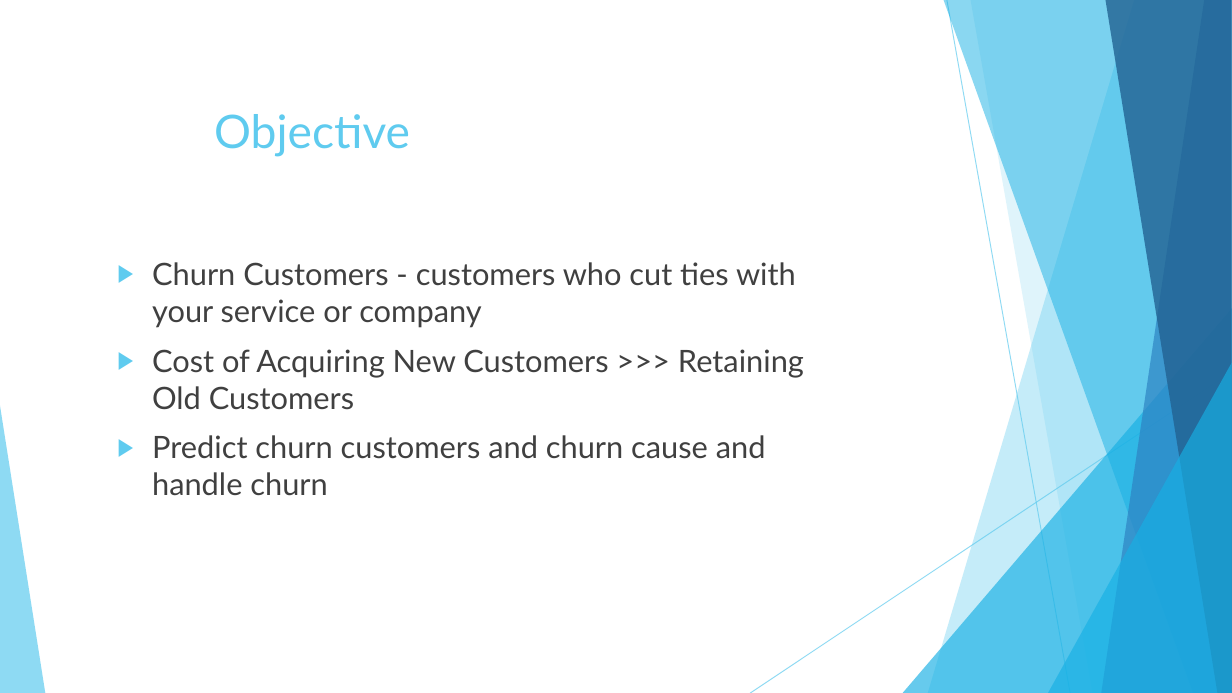
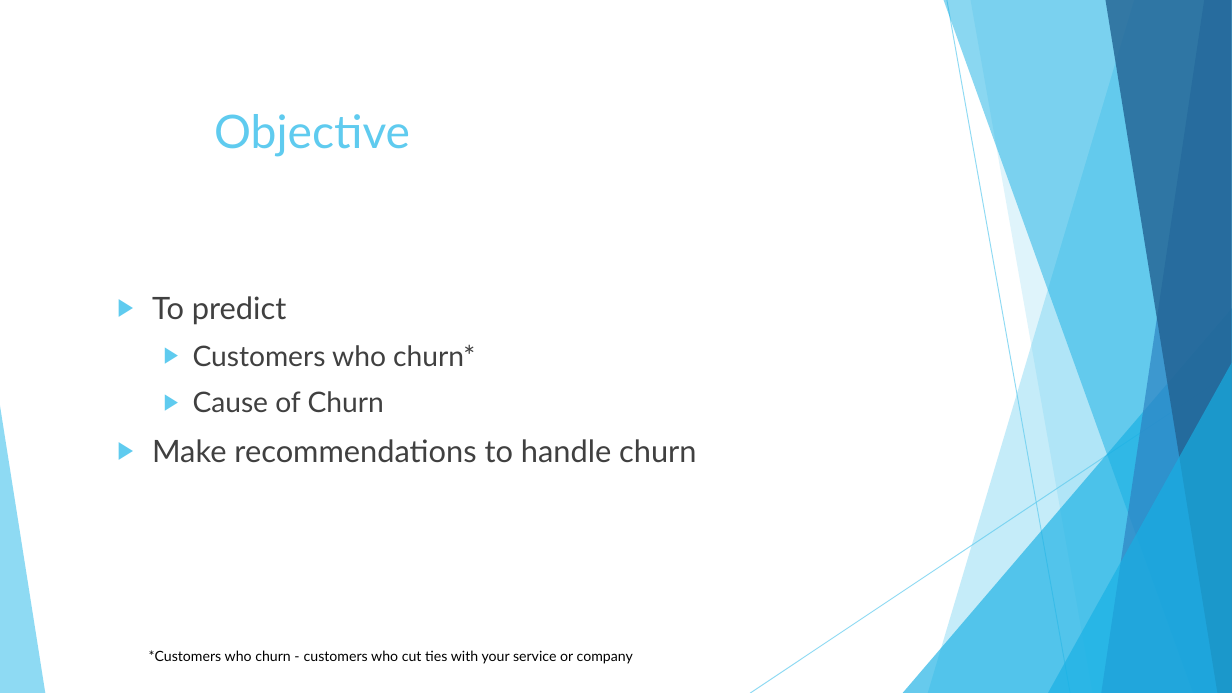
Before and after one commit to abahl88/Independent-Projects, a slide deck: slide 3 of Telecom Customer Churn/Telco Churn Presentation.pptx. Drawn at 1232x693 pixels with LibreOffice and Linux fonts; fonts in the diff are those of the drawing. Boxes give left, top, right and bottom in pixels: in the first picture for what was removed or moved away, otherwise in the second. Text is boxed around its words. In the diff, an @@ line names an element or a change of style, - is before the commit and + after.

```diff
--- a/Telecom Customer Churn/Telco Churn Presentation.pptx
+++ b/Telecom Customer Churn/Telco Churn Presentation.pptx
@@ text at [152, 296, 696, 463]: text changed @@
-▶ Churn Customers - customers who cut ties with your service or company
-▶ Cost of Acquiring New Customers >>> Retaining Old Customers
-▶ Predict churn customers and churn cause and handle churn
+▶ To predict
+  ▶ Customers who churn*
+  ▶ Cause of Churn
+▶ Make recommendations to handle churn
@@ text added at [149, 650, 633, 664], 11 pt, text #000000 @@
+*Customers who churn - customers who cut ties with your service or company
```
Also in this commit, not shown: 10 other slides changed, 1 other file.
